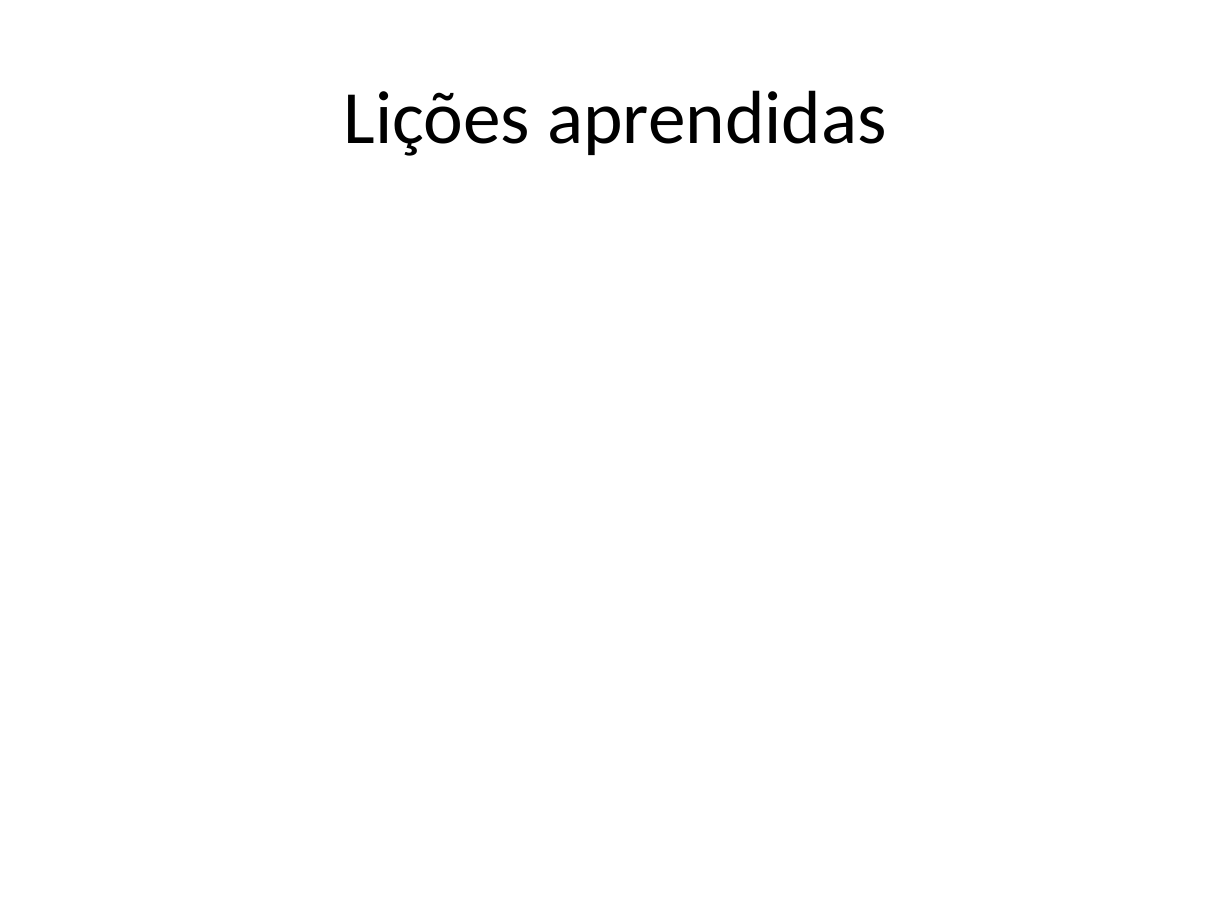
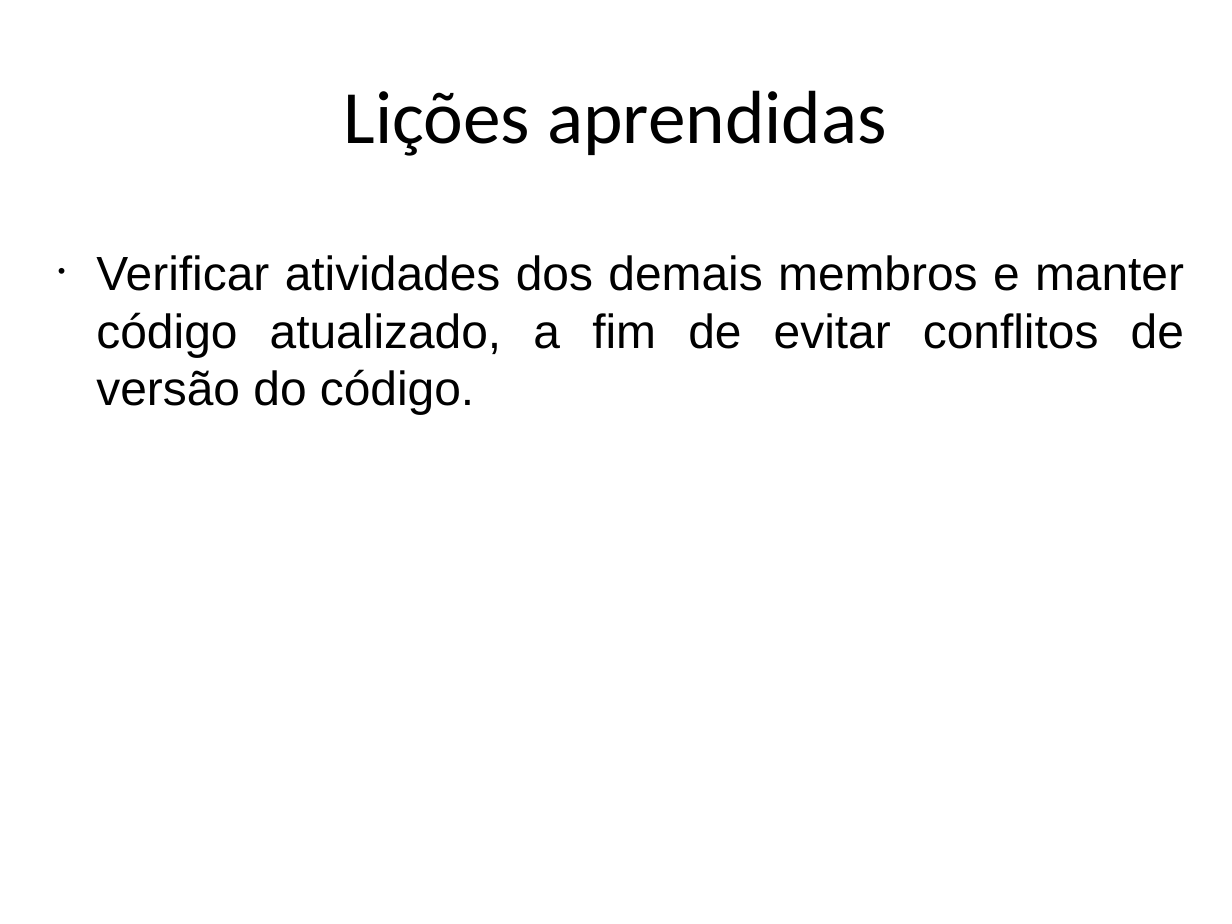
Before and after one commit to AjudeMais/ajudeMais-Projeto, a slide deck: slide 12 of Projeto-AjudeMais/002-Acompanhamento/Iteracao-04/ADR - apresentacao de resultados-IT04.pptx. Drawn at 1232x924 pixels with LibreOffice and Linux fonts; fonts in the diff are those of the drawing. Boxes give left, top, right and bottom in pixels: in the first picture for what was removed or moved away, otherwise in the second. Text is boxed around its words. In the diff, an @@ line names an element or a change of style, - is before the commit and + after.

Commit message:
atualização do slide de resultados

```diff
--- a/Projeto-AjudeMais/002-Acompanhamento/Iteracao-04/ADR - apresentacao de resultados-IT04.pptx
+++ b/Projeto-AjudeMais/002-Acompanhamento/Iteracao-04/ADR - apresentacao de resultados-IT04.pptx
@@ text added at bbox=[96, 255, 1184, 414], 28 pt, text #000000 @@
+• Verificar atividades dos demais membros e manter código atualizado, a fim de evitar conflitos de versão do código.
```
